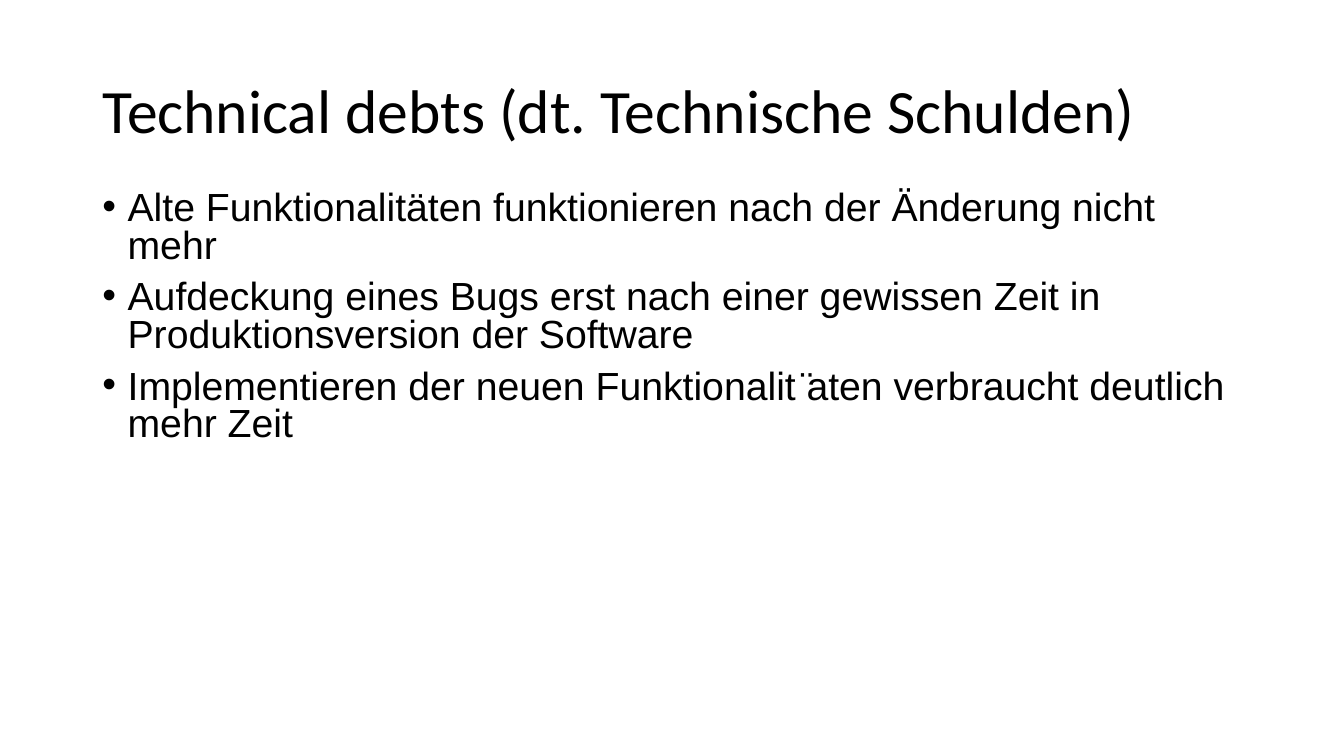
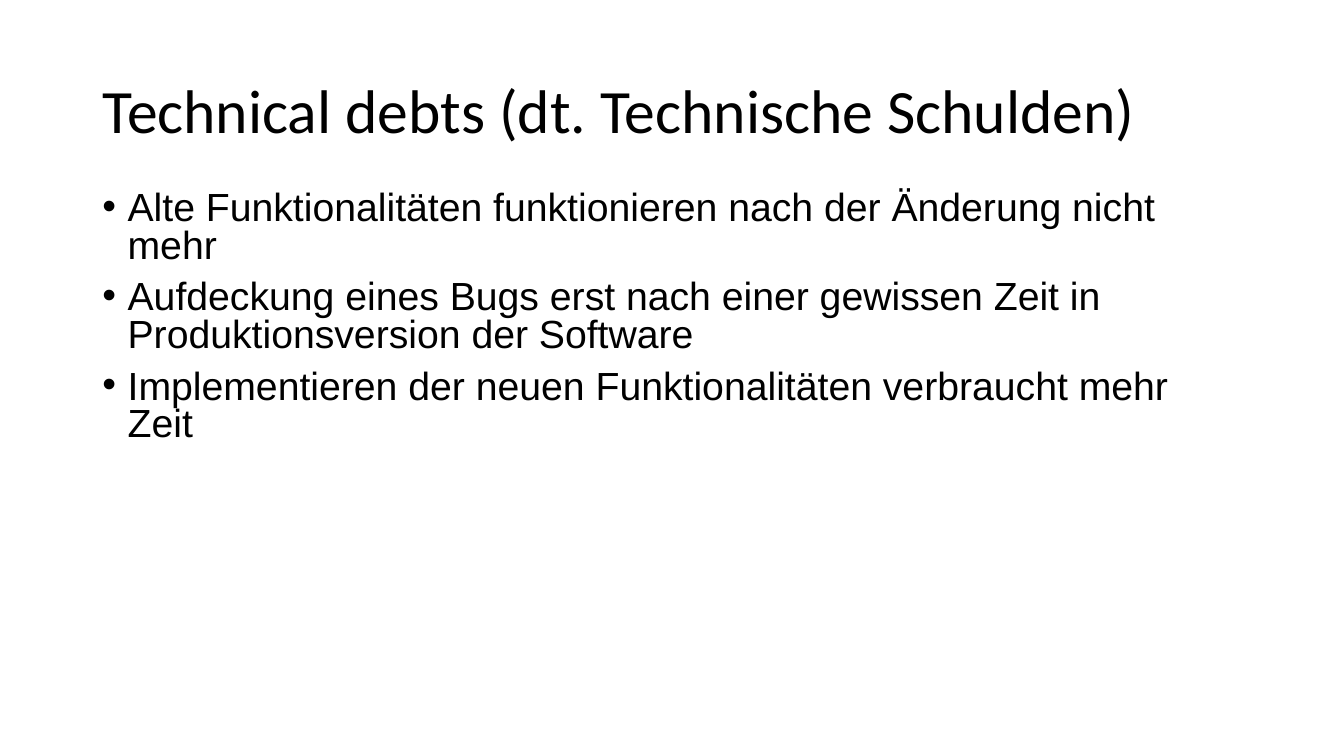
Before and after one commit to IvanAgibalov97/Praxisbericht, a slide deck: slide 6 of präsentation.pptx (slide 5 before the commit). Drawn at 1344x756 pixels with LibreOffice and Linux fonts; fonts in the diff are those of the drawing. Boxes give left, top, right and bottom in pixels: in the first picture for what was removed or moved away, otherwise in the second. Text is boxed around its words. In the diff, an @@ line names an element or a change of style, - is before the commit and + after.

```diff
--- a/präsentation.pptx
+++ b/präsentation.pptx
@@ text at (128, 371, 1168, 438): text changed @@
-• Implementieren der neuen Funktionalit ̈aten verbraucht deutlich mehr Zeit
+• Implementieren der neuen Funktionalitäten verbraucht mehr Zeit
```
Also in this commit, not shown: 4 other slides changed, 10 slides added, 2 slides removed, 16 other files.
